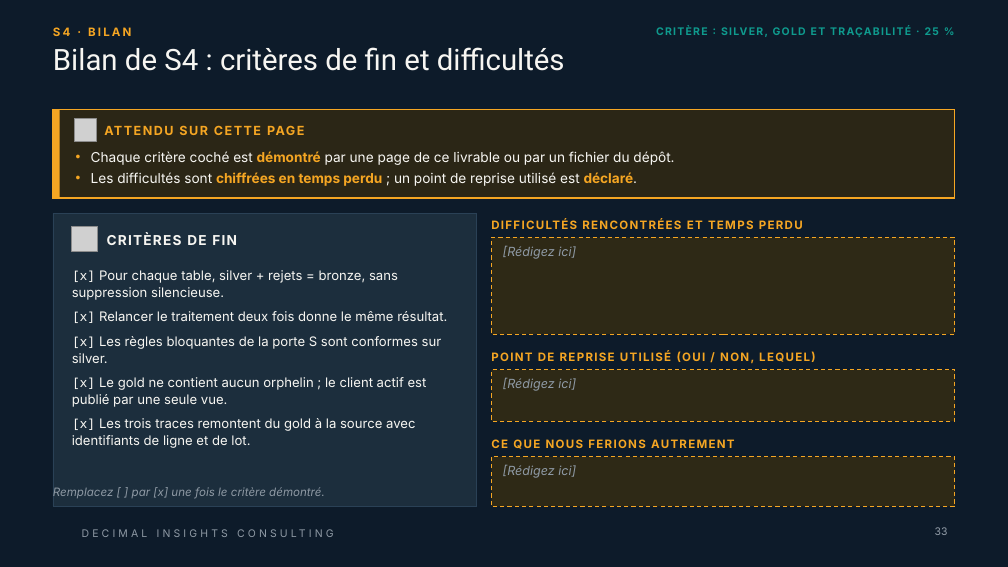
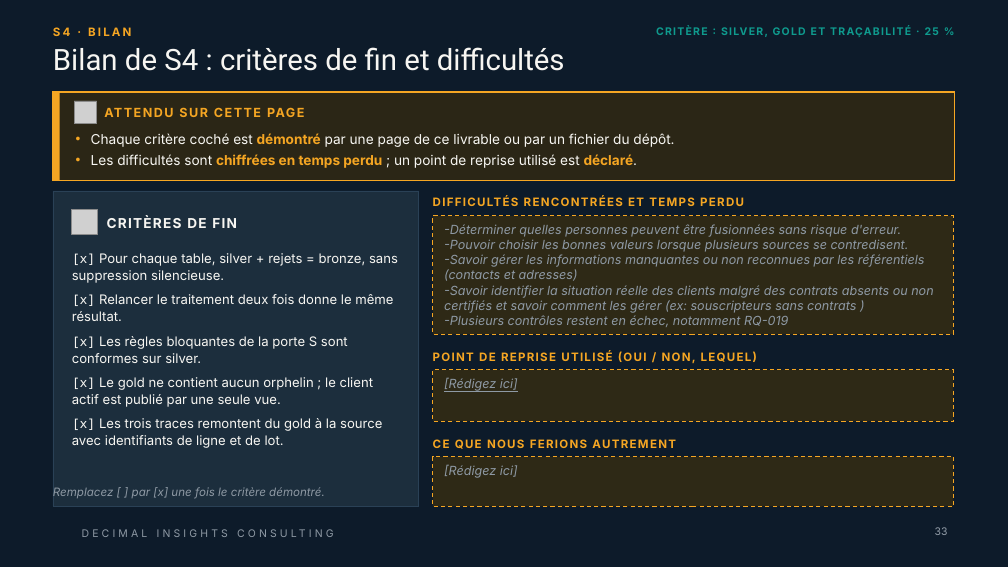
Before and after one commit to ruthabebeneg/td-qualite-g02, a slide deck: slide 33 of livrables/Livrable_Groupe_TD_AssurConnect.pptx. Drawn at 1008x567 pixels with LibreOffice and Linux fonts; fonts in the diff are those of the drawing; grey boxes stand for pictures; background and template pictures are left out. Boxes give left, top, right and bottom in pixels: in the first picture for what was removed or moved away, otherwise in the second. Text is boxed around its words. In the diff, an @@ line names an element or a change of style, - is before the commit and + after.

Commit message:
Mise à jour du livrable PowerPoint

```diff
--- a/livrables/Livrable_Groupe_TD_AssurConnect.pptx
+++ b/livrables/Livrable_Groupe_TD_AssurConnect.pptx
@@ 2 rectangles, 1 picture moved together from (x1=53, y1=110, x2=955, y2=198) to (x1=53, y1=92, x2=955, y2=181) @@
@@ 3 texts, 1 picture moved together from (x1=72, y1=119, x2=709, y2=252) to (x1=72, y1=102, x2=709, y2=235) @@
@@ rectangle resized from (x1=53, y1=213, x2=476, y2=507) to (x1=53, y1=191, x2=419, y2=507) @@
@@ text "DIFFICULTÉS RENCONTRÉES ET TEMPS PERDU" moved from (x1=196, y1=436, x2=208, y2=445) to (x1=230, y1=436, x2=242, y2=445) @@
@@ rectangle "-Déterminer quelles personnes peuvent être ..." resized from (x1=492, y1=237, x2=955, y2=334) to (x1=433, y1=216, x2=954, y2=334) @@
@@ text in rectangle at (x1=444, y1=224, x2=933, y2=327): text changed @@
-[Rédigez ici]
+-Déterminer quelles personnes peuvent être fusionnées sans risque d'erreur.
+-Pouvoir choisir les bonnes valeurs lorsque plusieurs sources se contredisent.
+-Savoir gérer les informations manquantes ou non reconnues par les référentiels (contacts et adresses)
+-Savoir identifier la situation réelle des clients malgré des contrats absents ou non certifiés et savoir comment les gérer (ex: souscripteurs sans contrats )
+-Plusieurs contrôles restent en échec, notamment RQ-019
@@ text "[x] Pour chaque table, silver ..." rewrapped from (x1=72, y1=270, x2=447, y2=431) to (x1=72, y1=253, x2=398, y2=448) @@
@@ text "POINT DE REPRISE UTILISÉ (OUI ..." moved from (x1=491, y1=351, x2=815, y2=363) to (x1=433, y1=351, x2=757, y2=363) @@
@@ rectangle "[Rédigez ici]" resized from (x1=492, y1=370, x2=955, y2=421) to (x1=433, y1=370, x2=954, y2=421) @@
@@ rectangle "[Rédigez ici]" at (x1=433, y1=370, x2=954, y2=421): underline on @@
@@ text "CE QUE NOUS FERIONS AUTREMENT" moved from (x1=492, y1=433, x2=955, y2=454) to (x1=433, y1=433, x2=896, y2=454) @@
@@ rectangle "[Rédigez ici]" resized from (x1=492, y1=457, x2=955, y2=507) to (x1=433, y1=457, x2=954, y2=507) @@
```
Also in this commit, not shown: 3 other slides changed.
